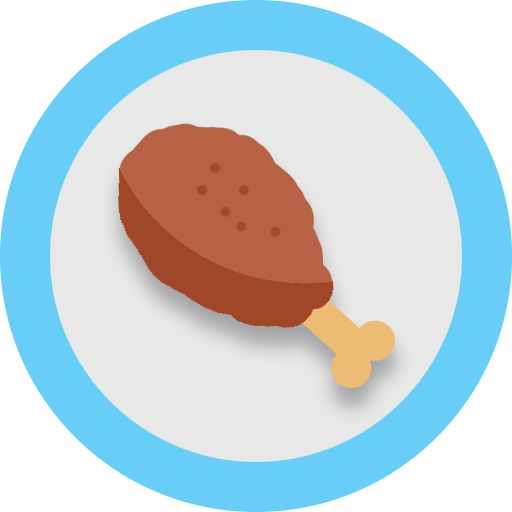
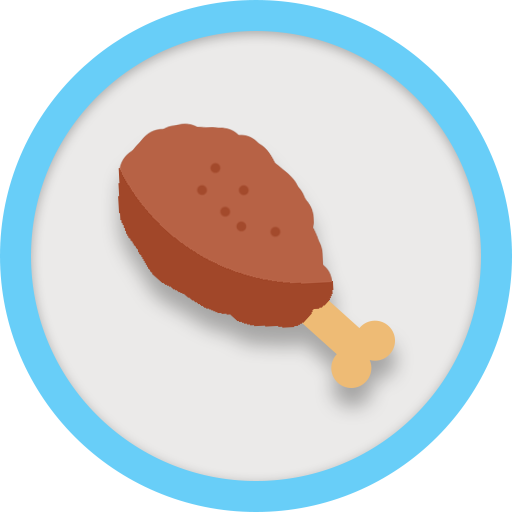
Comparing the layer stacks of the two (512, 512) images. Changes:
added layer "Эллипс 2" above "Эллипс 1" over [31, 31, 481, 481]
